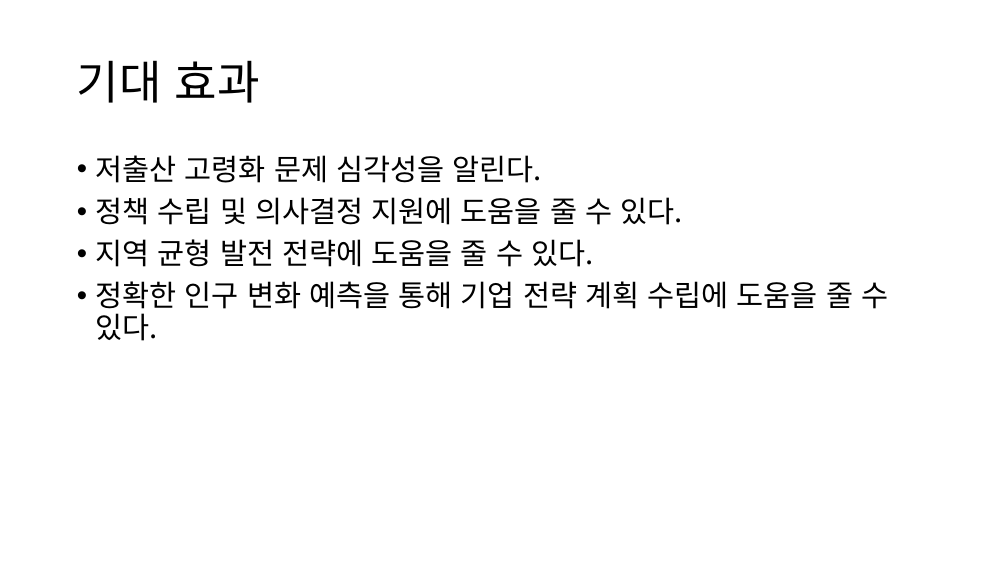
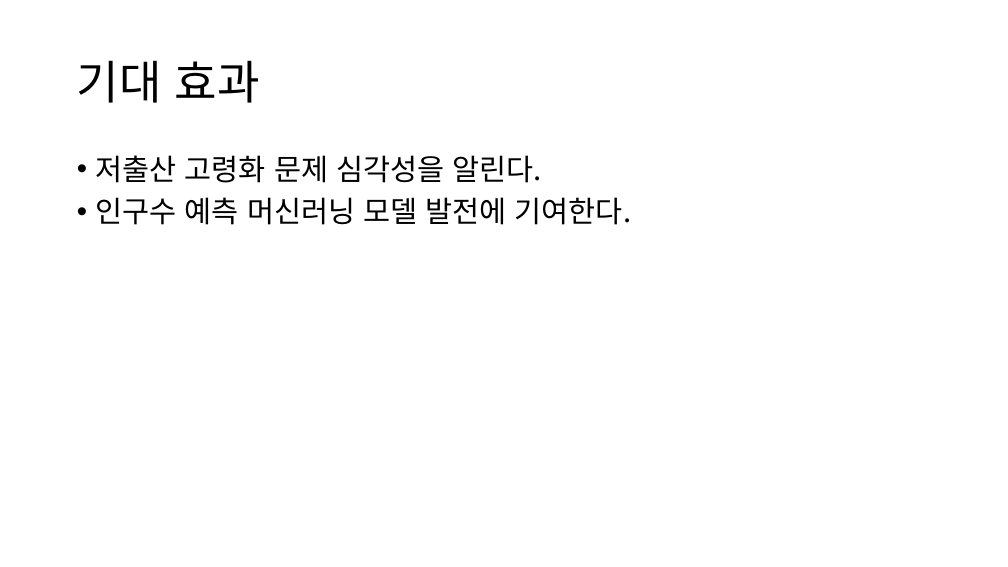
Before and after one commit to CHAESOOBYUNG/ml_project_analysis, a slide deck: slide 6 of 프로젝트 문서/기획서.pptx. Drawn at 1008x567 pixels with LibreOffice and Linux fonts; fonts in the diff are those of the drawing. Boxes give left, top, right and bottom in pixels: in the first picture for what was removed or moved away, otherwise in the second. Text is boxed around its words. In the diff, an @@ line names an element or a change of style, - is before the commit and + after.

```diff
--- a/프로젝트 문서/기획서.pptx
+++ b/프로젝트 문서/기획서.pptx
@@ text at [96,197,631,225]: text changed @@
-• 정책 수립 및 의사결정 지원에 도움을 줄 수 있다.
-• 지역 균형 발전 전략에 도움을 줄 수 있다.
-• 정확한 인구 변화 예측을 통해 기업 전략 계획 수립에 도움을 줄 수 있다.
+• 인구수 예측 머신러닝 모델 발전에 기여한다.
```
Also in this commit, not shown: 1 other file.
